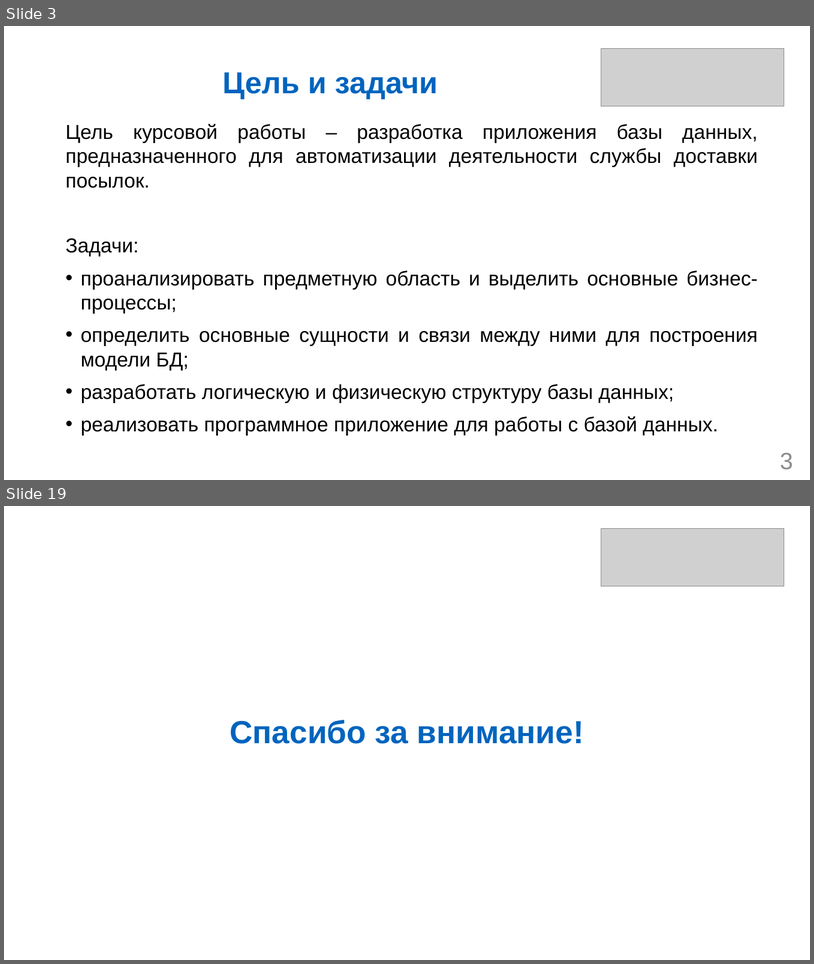
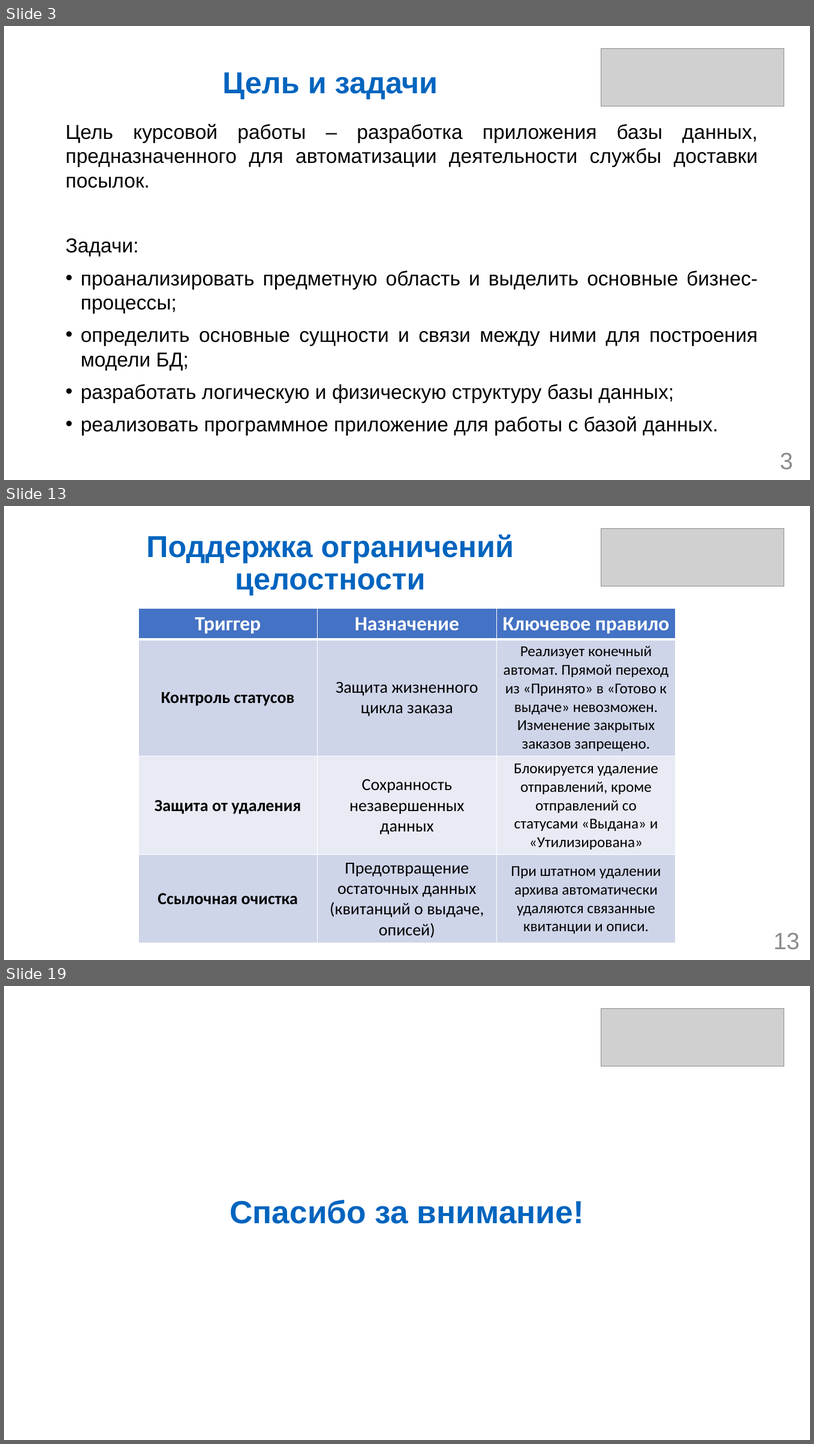
Before and after one commit to DimaDima51/db-coursework, a slide deck: Котельников ИВТб23о-1 Курсовая работа.pptx. Shown one above the other, each under a label of ours: slides 3 and 19 before the commit, slides 3, 13 and 19 after it; the slides between them are not shown. The pictures are 814x964 and 814x1444 pixels, drawn with LibreOffice and Linux fonts; fonts in the diff are those of the drawing; grey boxes stand for pictures. Boxes give left, top, right and bottom in pixels: in the first picture for what was removed or moved away, otherwise in the second. Text is boxed around its words. In the diff, an @@ line names an element or a change of style, - is before the commit and + after.

```diff
--- a/Котельников ИВТб23о-1 Курсовая работа.pptx
+++ b/Котельников ИВТб23о-1 Курсовая работа.pptx
@@ slide 13 added at (4, 506, 810, 960), background #FFFFFF @@
@@ title added at (146, 534, 514, 595), 36 pt, text #0064BE, bold @@
+Поддержка ограничений целостности
@@ picture added at (601, 528, 785, 586) @@
@@ table added at (138, 608, 675, 940), 4 rows, 3 columns @@
+Триггер | Назначение | Ключевое правило
+Контроль статусов | Защита жизненного цикла заказа | Реализует конечный автомат. Прямой переход из «Принято» в «Готово к выдаче» невозможен. Изменение закрытых заказов запрещено.
+Защита от удаления | Сохранность незавершенных данных | Блокируется удаление отправлений, кроме отправлений со статусами «Выдана» и «Утилизирована»
+Ссылочная очистка | Предотвращение остаточных данных (квитанций о выдаче, описей) | При штатном удалении архива автоматически удаляются связанные квитанции и описи.
@@ page number added at (774, 932, 800, 949), 28 pt, text #8C8C8C @@
+13
```
Also in this commit, not shown: 3 slides changed, 11 other slides added, 12 slides removed, 6 other files.
